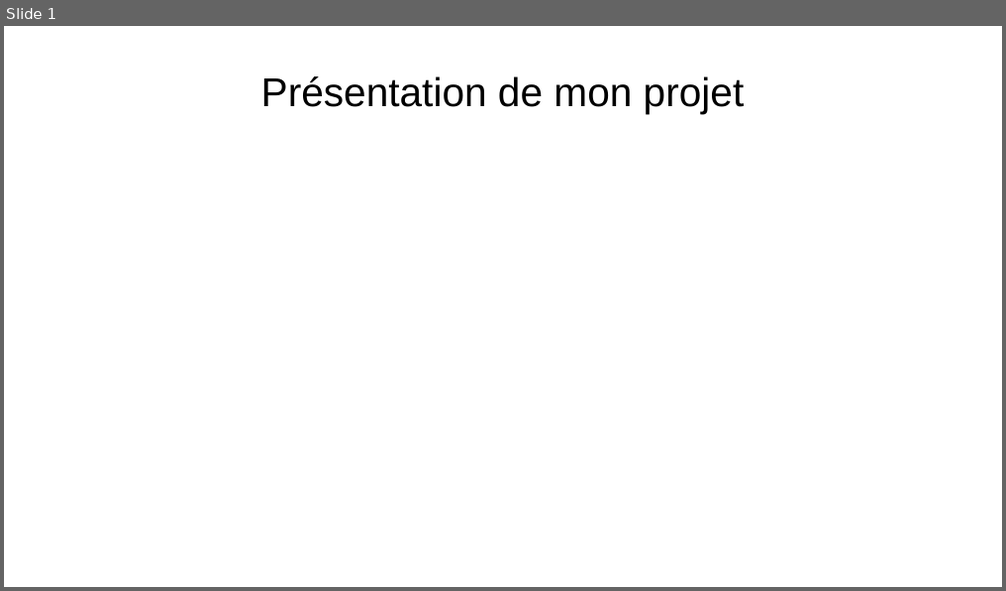
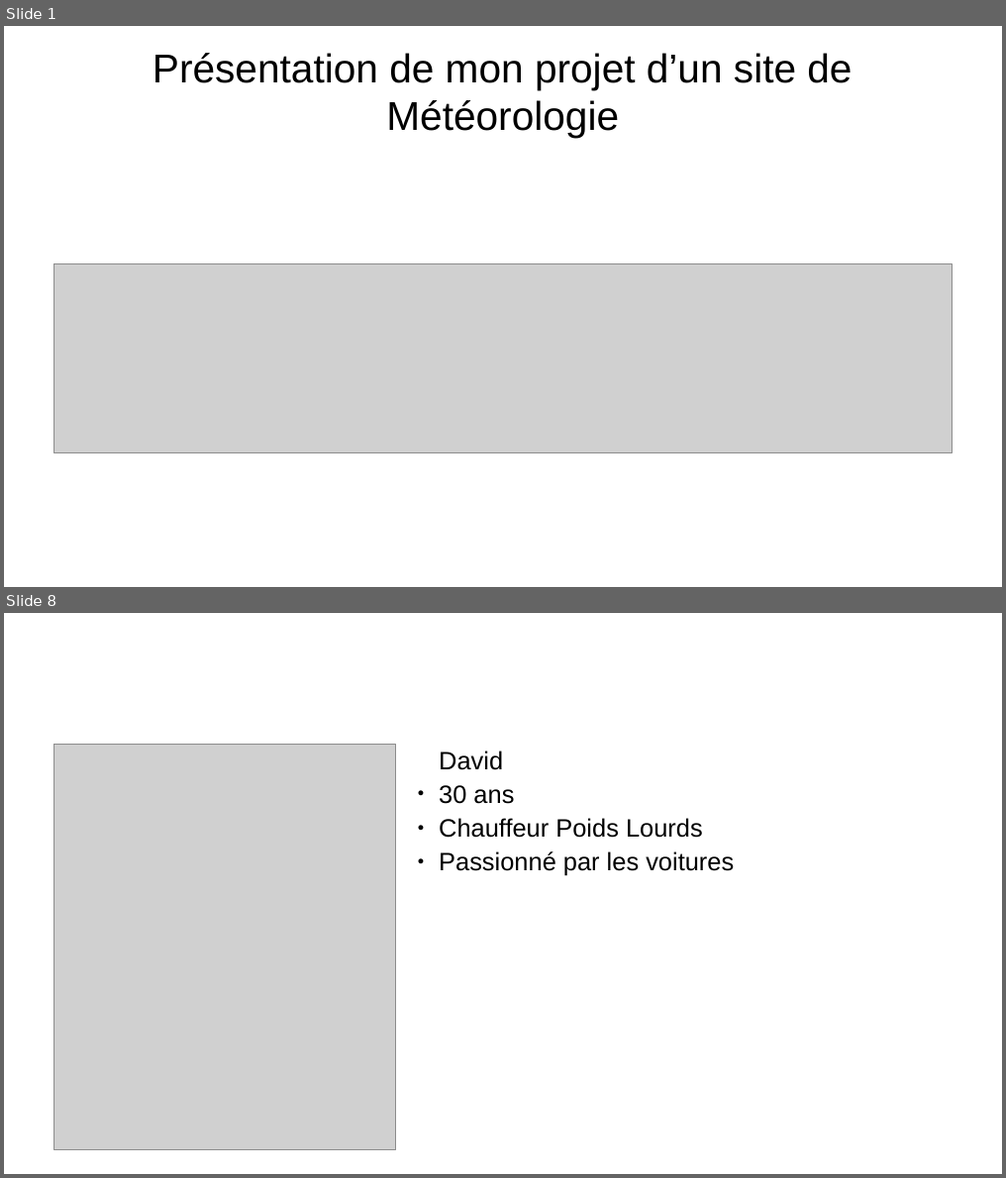
Before and after one commit to Max50603/PROJET--FINAL, a slide deck: PROJET/PROJET FINALE POWERPOINT.odp. Shown one above the other, each under a label of ours: slide 1 before the commit, slides 1 and 8 after it; the slides between them are not shown. The pictures are 1006x591 and 1006x1178 pixels, drawn with LibreOffice and Linux fonts; fonts in the diff are those of the drawing; grey boxes stand for pictures. Boxes give left, top, right and bottom in pixels: in the first picture for what was removed or moved away, otherwise in the second. Text is boxed around its words. In the diff, an @@ line names an element or a change of style, - is before the commit and + after.

```diff
--- a/PROJET/PROJET FINALE POWERPOINT.odp
+++ b/PROJET/PROJET FINALE POWERPOINT.odp
@@ slide 8 added at (4, 613, 1002, 1174), background #FFFFFF @@
@@ picture added at (54, 745, 396, 1151) @@
@@ text added at (439, 751, 734, 875), 20 pt, text #000000 @@
+                David
+                ● 30 ans
+                ● Chauffeur Poids Lourds
+                ● Passionné par les voitures
@@ slide 1 changed as well @@
@@ title at (152, 53, 851, 138): text changed @@
-Présentation de mon projet
+Présentation de mon projet d’un site de Météorologie
@@ picture added at (54, 265, 952, 454) @@
```
Also in this commit, not shown: 11 other slides added, 3 other files.
